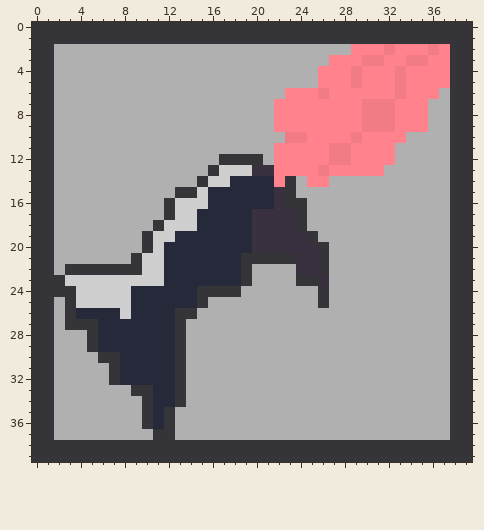
Pixel-art sprite -- Assets/Sprites/DEV_ShootIcon.png. Above, as it was before the edit.
The file is 40x40 pixels.
The same view after the edit:
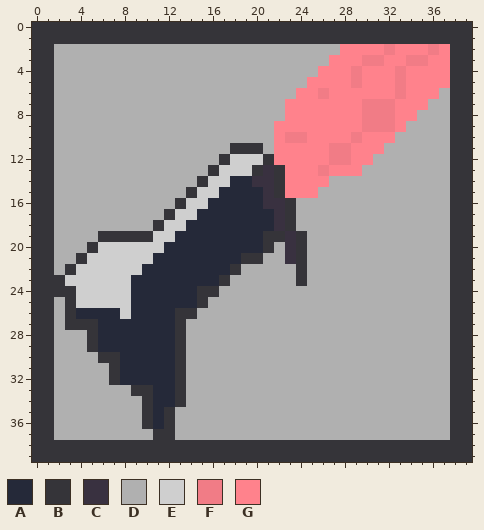
Palette (. is transparent): A #252939  B #353439  C #393140  D #b0b0b0  E #cfcfcf  F #f17c86  G #ff828c
Log entry: added basic elevator background to kevin_dev
What changed:
y 2: x 28 D -> G
y 5: x 25 D -> G
y 6: x 23 G -> D
y 7: x 22 G -> D
y 8: x 22 G -> D; x 35 G -> D
y 9: x 34..35 GG -> DD
y 10: x 22 D -> G; x 33 G -> D
y 11: x 18..20 DDD -> BBB; x 32 G -> D
y 12: x 18..21 BBBD -> EEEB; x 31..32 GG -> DD
y 13: x 20 C -> B; x 22 G -> B; x 30..31 GG -> DD
y 14: x 20..24 AAGBD -> CCBGG
y 15: x 13 B -> D; x 16 A -> E; x 21..25 ACBDD -> CBGGG
y 16: x 12..13 BE -> DB; x 21 A -> C; x 24 B -> D
y 17: x 20..21 CC -> AA; x 23..24 CB -> BD
y 18: x 14 E -> A; x 20..21 CC -> AA; x 23..24 CB -> BD
y 19: x 6..9 DDDD -> BBBB; x 20..22 CCC -> ABB; x 24..25 CB -> BD
y 20: x 5..10 DDDDDB -> BEEEEE; x 20..22 CCC -> ABD; x 24..26 CCB -> BDD
y 21: x 4..9 DDDDDB -> BEEEEE; x 11 E -> A; x 21..26 BBBCCB -> DDCBDD
y 22: x 4..11 BBBBBBEE -> EEEEEEAA; x 18..19 AB -> BD; x 24..26 CCB -> BDD
y 23: x 9..11 EEE -> AAA; x 17..19 AAB -> BDD; x 25..26 BC -> DD
y 24: x 17..18 BB -> DD; x 26 B -> D
y 25: x 26 B -> D
